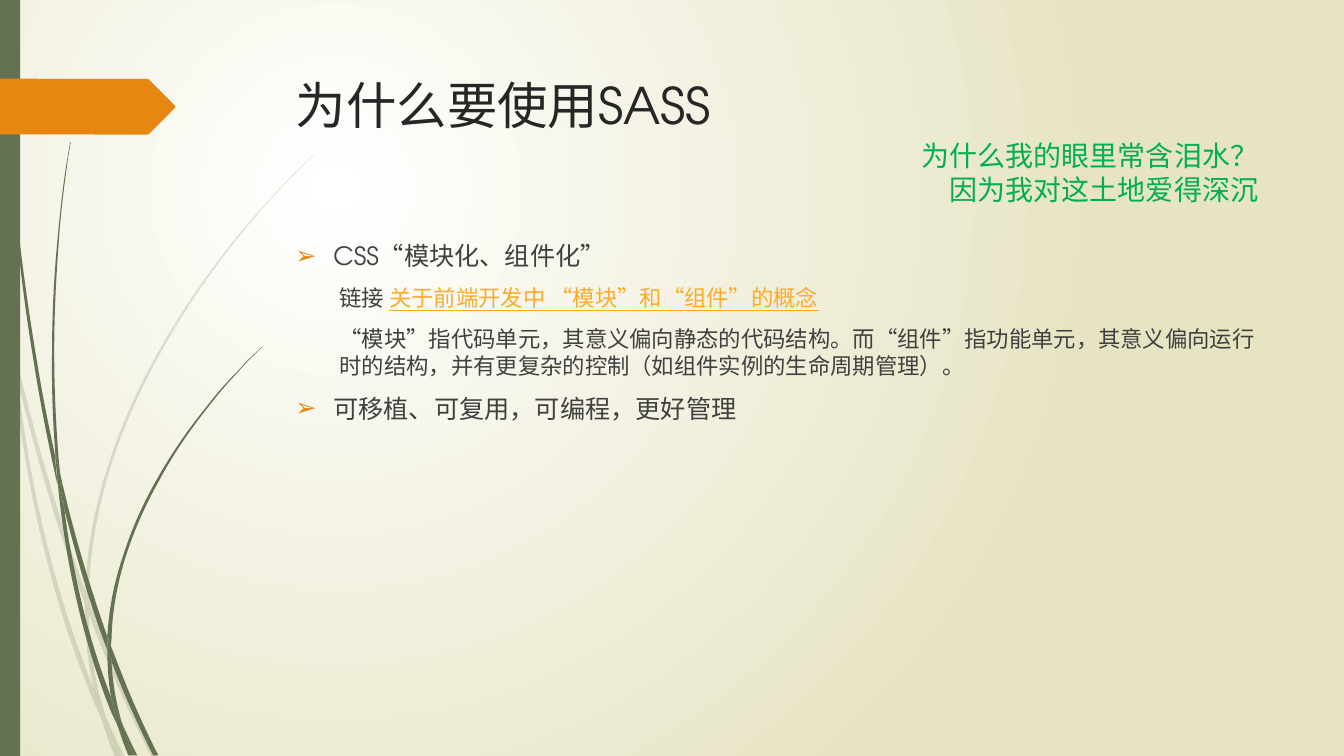
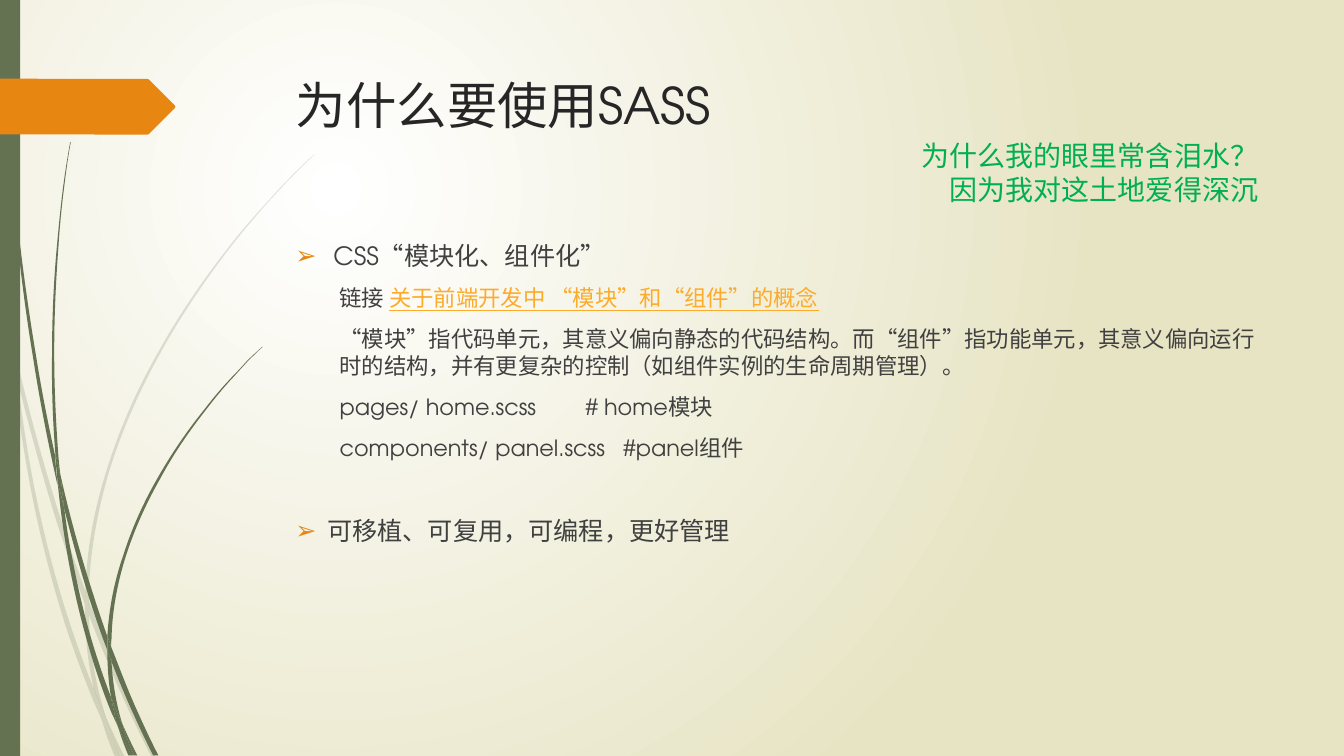
Before and after one commit to wangweihui/sassdemo, a slide deck: slide 5 of SASS愈行愈远.pptx. Drawn at 1344x756 pixels with LibreOffice and Linux fonts; fonts in the diff are those of the drawing. Boxes give left, top, right and bottom in pixels: in the first picture for what was removed or moved away, otherwise in the second. Text is boxed around its words. In the diff, an @@ line names an element or a change of style, - is before the commit and + after.

```diff
--- a/SASS愈行愈远.pptx
+++ b/SASS愈行愈远.pptx
@@ text at (340, 396, 744, 461): paragraphs added @@
+  pages/ home.scss # home模块
+  components/ panel.scss #panel组件
@@ text at (327, 519, 730, 543): indent changed @@
```
Also in this commit, not shown: 1 other slide changed, 2 slides added.
